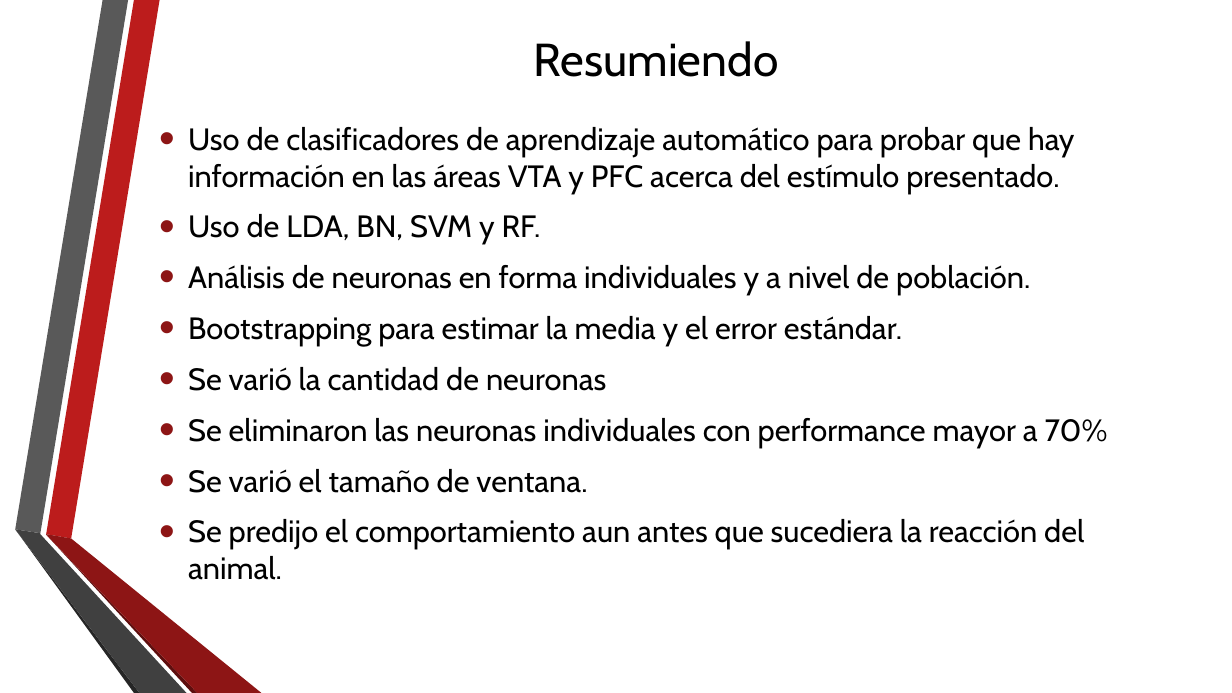
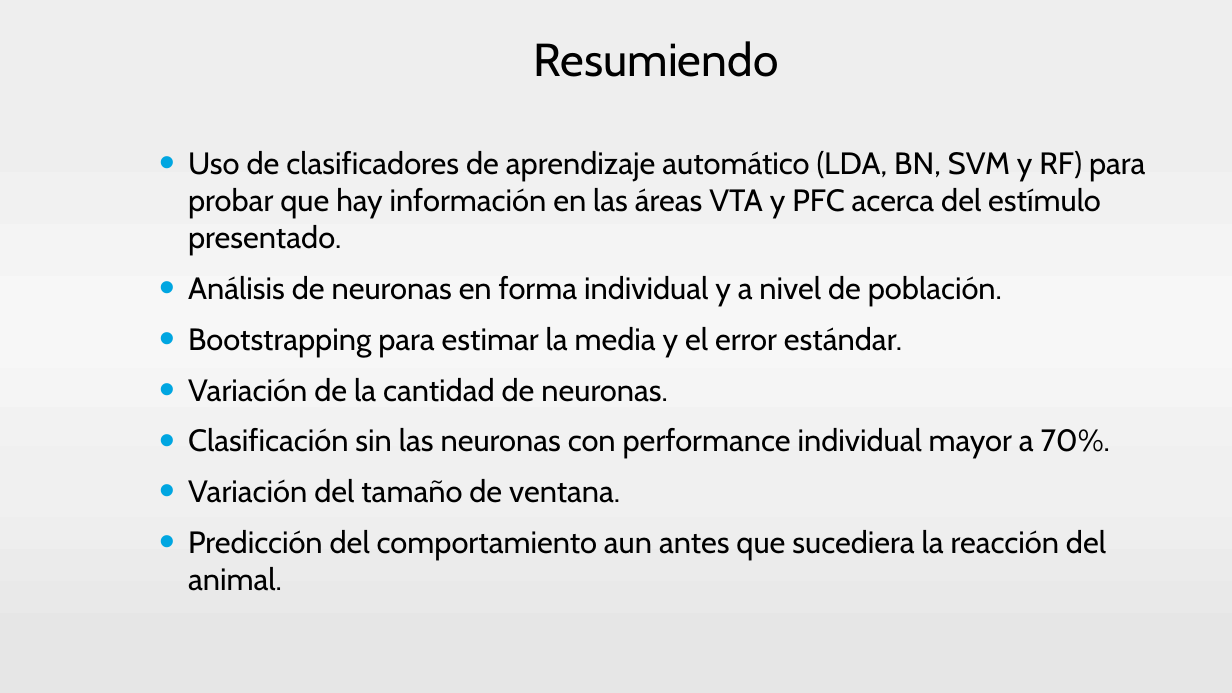
Before and after one commit to neozero86/tesis-megea, a slide deck: slide 66 of Presentacion/PresentacionTesis.pptx (slide 67 before the commit). Drawn at 1232x693 pixels with LibreOffice and Linux fonts; fonts in the diff are those of the drawing; background and template pictures are left out. Boxes give left, top, right and bottom in pixels: in the first picture for what was removed or moved away, otherwise in the second. Text is boxed around its words. In the diff, an @@ line names an element or a change of style, - is before the commit and + after.

Commit message:
antes de las mod de sergio

```diff
--- a/Presentacion/PresentacionTesis.pptx
+++ b/Presentacion/PresentacionTesis.pptx
@@ background picture (left out) to gradient #EEEEEE to #F1F1F1 to #F7F7F7 to #F0F0F0 to #E6E6E6 @@
@@ text "Uso de clasificadores de aprendizaje ...": place and size @@
-text "Uso de clasificadores de aprendizaje ..." at <box>188,127,1108,580</box>
+text "Uso de clasificadores de aprendizaje ..." at <box>188,151,1145,591</box>
@@ text at <box>188,151,1145,306</box>: text changed @@
-• Uso de clasificadores de aprendizaje automático para probar que hay información en las áreas VTA y PFC acerca del estímulo presentado.
-• Uso de LDA, BN, SVM y RF.
-• Análisis de neuronas en forma individuales y a nivel de población.
+• Uso de clasificadores de aprendizaje automático (LDA, BN, SVM y RF) para probar que hay información en las áreas VTA y PFC acerca del estímulo presentado.
+• Análisis de neuronas en forma individual y a nivel de población.
@@ text at <box>188,327,902,357</box>: bullet colour #8D1515 to #00A6E1 @@
@@ text at <box>188,378,1110,591</box>: text changed @@
-• Se varió la cantidad de neuronas
-• Se eliminaron las neuronas individuales con performance mayor a 70%
-• Se varió el tamaño de ventana.
-• Se predijo el comportamiento aun antes que sucediera la reacción del animal.
+• Variación de la cantidad de neuronas.
+• Clasificación sin las neuronas con performance individual mayor a 70%.
+• Variación del tamaño de ventana.
+• Predicción del comportamiento aun antes que sucediera la reacción del animal.
@@ group removed at <box>15,0,262,693</box>: 6 freeform shapes @@
```
Also in this commit, not shown: 67 other slides changed, 2 slides added, 2 slides removed.
